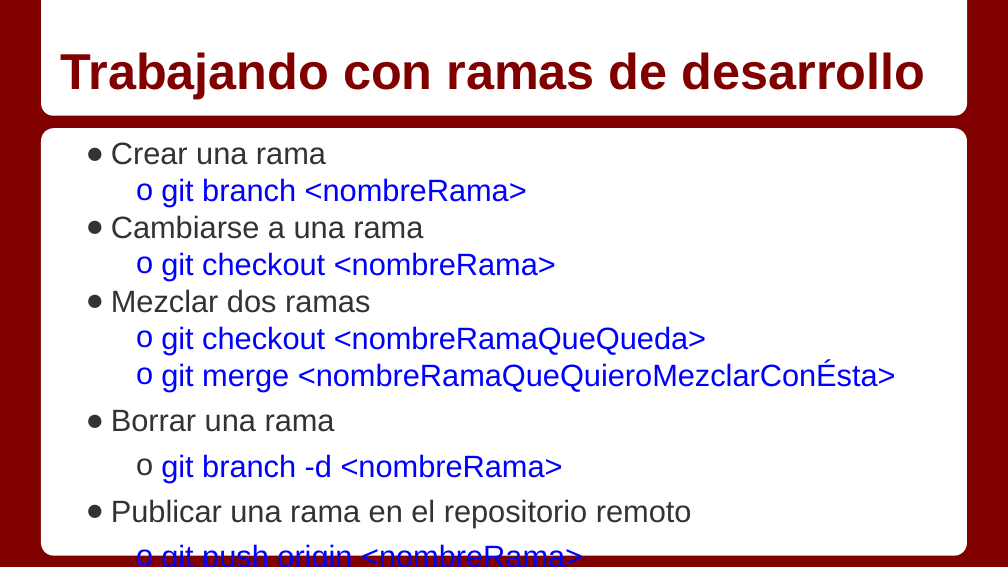
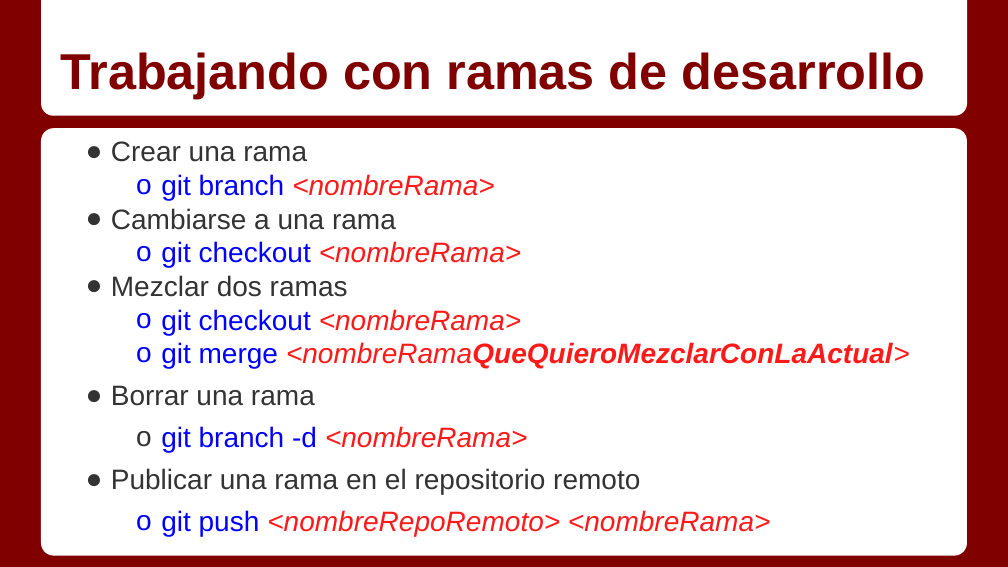
Before and after one commit to Gmuela/CursoJava, a slide deck: slide 21 of Git/GIT.pptx (slide 35 before the commit). Drawn at 1008x567 pixels with LibreOffice and Linux fonts; fonts in the diff are those of the drawing. Boxes give left, top, right and bottom in pixels: in the first picture for what was removed or moved away, otherwise in the second. Text is boxed around its words. In the diff, an @@ line names an element or a change of style, - is before the commit and + after.

```diff
--- a/Git/GIT.pptx
+++ b/Git/GIT.pptx
@@ text at box(111, 141, 640, 494): size 22 to 20 pt in "Crear una rama", "git branch <nombreRama>", "Cambiarse a una rama", "git checkout <nombreRama>" and 4 more places; text colour #0000FF to #FF1A1A, italic on in "<nombreRama>", "<nombreRama>", "<nombreRama>" @@
@@ text at box(161, 309, 910, 368): text changed; size 22 to 20 pt; text colour #0000FF to #FF1A1A; italic on @@
-  o git checkout <nombreRamaQueQueda>
-  o git merge <nombreRamaQueQuieroMezclarConÉsta>
+  o git checkout <nombreRama>
+  o git merge <nombreRamaQueQuieroMezclarConLaActual>
@@ text at box(161, 510, 771, 536): text changed; size 22 to 20 pt; text colour #0000FF to #FF1A1A; italic on @@
-  o git push origin <nombreRama>
+  o git push <nombreRepoRemoto> <nombreRama>
```
Also in this commit, not shown: 7 other slides changed, 1 slide added, 17 slides removed, 6 other files.
